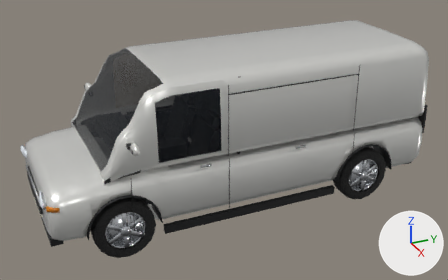
An edit to the Blender file blender/car_van.blend, drawn before and after from the same camera.
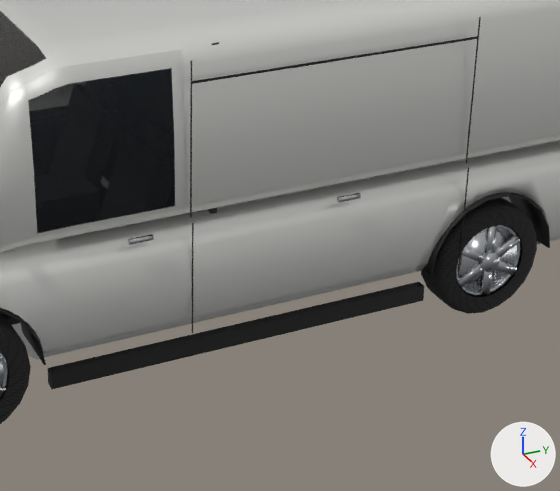
Old and new are each drawn whole from a 50 mm lens placed at (6.96, -3.18, 4.28), pointed at (0.05, -0.07, 0.83) and again close up on the part from 32% to 88% of the width and 20% to 100% of the height. Arrows for +X, +Y and +Z are at lower right; the lights stay in place. The older version's two pictures come first.

The scene before the commit, as lines of its bpy script (objects in view):
```python
ob_body = bpy.data.objects.new('Body', me_van_body)
ob_body.parent = ob_van
ob_body.location = (0.0, 0.0, 0.0)
ob_door_l = bpy.data.objects.new('Door_L', me_door_l)
ob_door_l.parent = ob_body
ob_door_l.location = (0.96, -1.616, 0.69)
ob_wheel_rl = bpy.data.objects.new('wheel_RL', me_wheel_rl)
ob_wheel_rl.parent = ob_van
ob_wheel_rl.location = (0.86, 1.58, 0.37)
# also in view: 'wheel_FL' at (0.87, -1.72, 0.37)
```
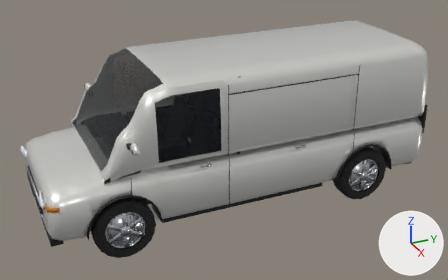
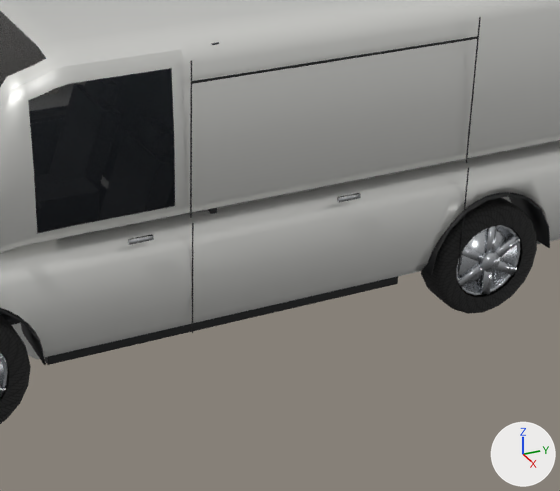
Changed parts and their boxes [x1, y1, x2, y2] in the close-ups (560 x 491 px; the box of a moved part takes in the faces that stretch with it):
'Body', reshaped: before [0, 0, 560, 389]; after [0, 0, 560, 365]
part 1 of me_van_body, moved or reshaped: before [48, 282, 424, 389]; after [45, 276, 398, 365]

Diff of the bpy script that builds the scene:
```diff
--- a/blender/car_van.blend.py
+++ b/blender/car_van.blend.py
@@ me_van_body @@
 # used by ob_body; parent = ob_van; location = (0.0, 0.0, 0.0)
-me_van_body.from_pydata(...)  # 3911 vertices, 3480 faces; spans x -1.18..1.14, y -2.6..2.65, z 0.21..2.05
-me_van_body.vertices[3200].co = (0.92, -1.25, 0.21)  # pixel (48, 383)
-me_van_body.vertices[3201].co = (0.92, -1.25, 0.31)  # pixel (47, 368)
-me_van_body.vertices[3202].co = (0.92, 1.11, 0.21)
-me_van_body.vertices[3203].co = (0.92, 1.11, 0.31)  # pixel (418, 281)
-me_van_body.vertices[3204].co = (0.98, -1.25, 0.21)  # pixel (52, 389)
-me_van_body.vertices[3205].co = (0.98, -1.25, 0.31)  # pixel (51, 373)
-me_van_body.vertices[3206].co = (0.98, 1.11, 0.21)  # pixel (423, 300)
-me_van_body.vertices[3207].co = (0.98, 1.11, 0.31)  # pixel (424, 285)
-me_van_body.vertices[3775].co = (0.92, -0.42, 0.21)
-me_van_body.vertices[3776].co = (0.92, -0.42, 0.31)  # pixel (187, 335)
-me_van_body.vertices[3777].co = (0.98, -0.42, 0.21)  # pixel (191, 355)
-me_van_body.vertices[3778].co = (0.98, -0.42, 0.31)  # pixel (191, 340)
+me_van_body.from_pydata(...)  # 3911 vertices, 3480 faces; spans x -1.18..1.14, y -2.6..2.65, z 0.23..2.05
+# me_van_body part 1
+me_van_body.vertices[3200].co = (0.72, -1.2, 0.23)
+me_van_body.vertices[3201].co = (0.72, -1.2, 0.31)
+me_van_body.vertices[3202].co = (0.72, 1.06, 0.23)
+me_van_body.vertices[3203].co = (0.72, 1.06, 0.31)
+me_van_body.vertices[3204].co = (0.77, -1.2, 0.23)  # pixel (47, 365)
+me_van_body.vertices[3205].co = (0.77, -1.2, 0.31)
+me_van_body.vertices[3206].co = (0.77, 1.06, 0.23)  # pixel (397, 283)
+me_van_body.vertices[3207].co = (0.77, 1.06, 0.31)
+me_van_body.vertices[3775].co = (0.72, -0.42, 0.23)
+me_van_body.vertices[3776].co = (0.72, -0.42, 0.31)
+me_van_body.vertices[3777].co = (0.77, -0.42, 0.23)  # pixel (176, 335)
+me_van_body.vertices[3778].co = (0.77, -0.42, 0.31)
+# other edits to the shape of me_van_body do not show in these pictures
 me_van_body.materials.append(mat_paint)
```
